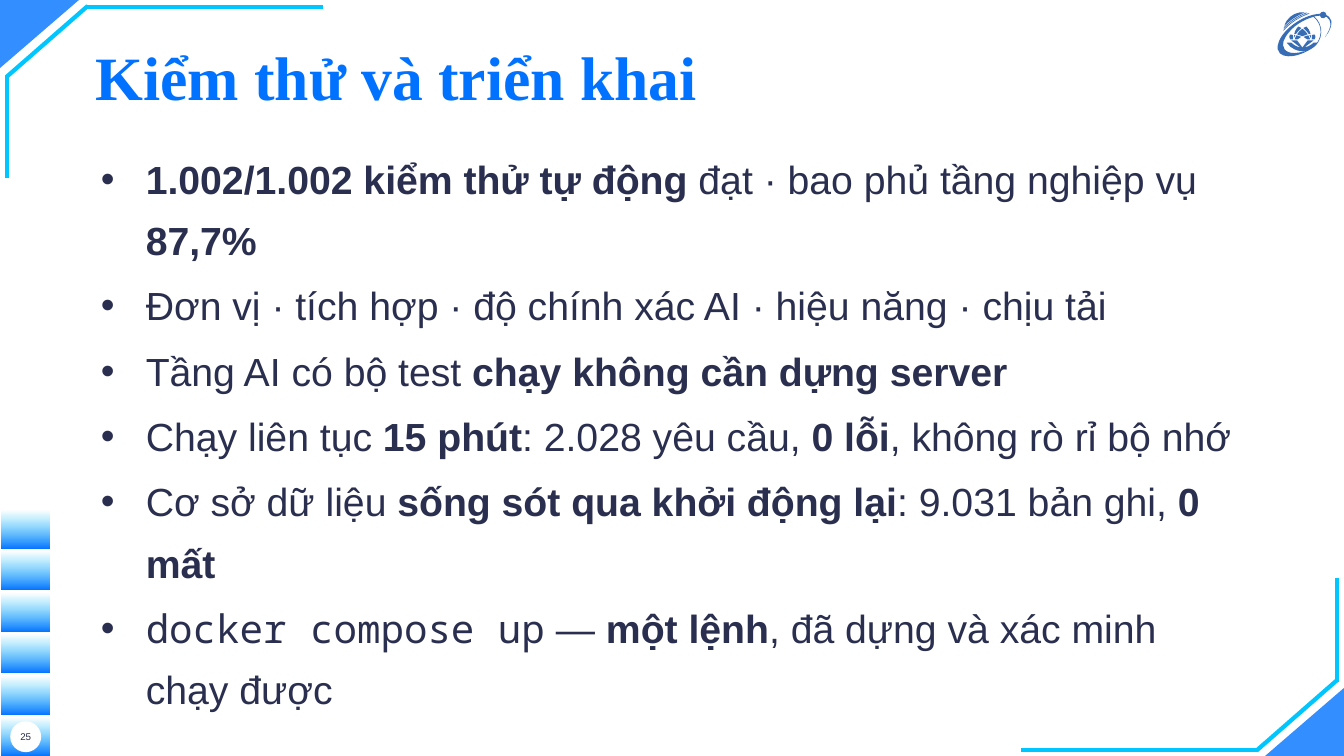
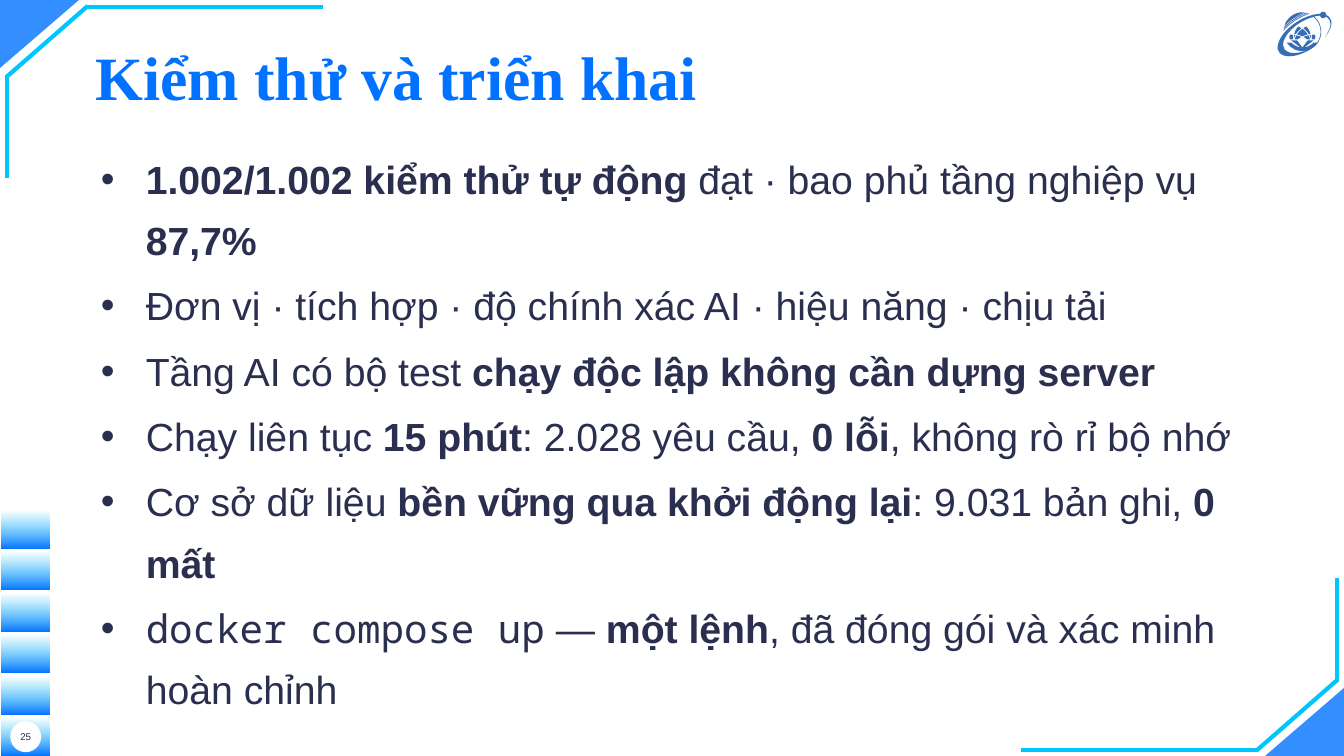
Before and after one commit to hieunguyen2604/alpr-do-an-mon-hoc, a slide deck: slide 25 of docs/slides/slides.pptx. Drawn at 1344x756 pixels with LibreOffice and Linux fonts; fonts in the diff are those of the drawing; background and template pictures are left out. Boxes give left, top, right and bottom in pixels: in the first picture for what was removed or moved away, otherwise in the second. Text is boxed around its words. In the diff, an @@ line names an element or a change of style, - is before the commit and + after.

```diff
--- a/docs/slides/slides.pptx
+++ b/docs/slides/slides.pptx
@@ text at box(146, 356, 1156, 394): text changed @@
-• Tầng AI có bộ test chạy không cần dựng server
+• Tầng AI có bộ test chạy độc lập không cần dựng server
@@ text at box(146, 486, 1215, 653): text changed @@
-• Cơ sở dữ liệu sống sót qua khởi động lại: 9.031 bản ghi, 0 mất
-• docker compose up — một lệnh, đã dựng và xác minh chạy được
+• Cơ sở dữ liệu bền vững qua khởi động lại: 9.031 bản ghi, 0 mất
+• docker compose up — một lệnh, đã đóng gói và xác minh hoàn chỉnh
```
Also in this commit, not shown: 14 other slides changed, 3 other files.
